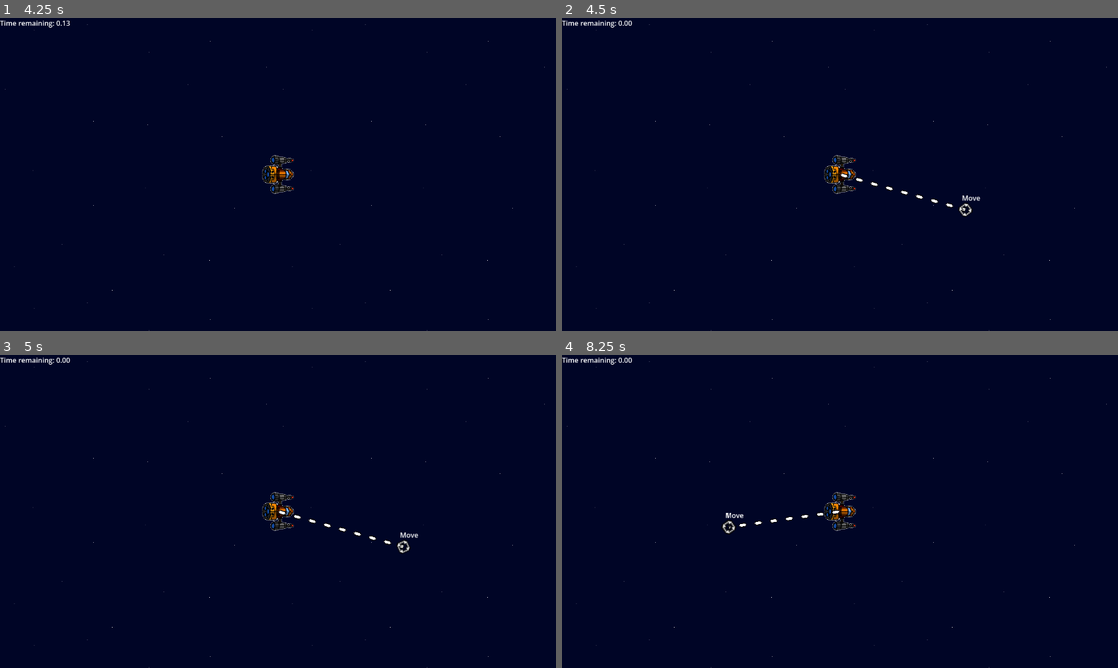
Above: before the commit, frames 1-4 (two rows, left to right).
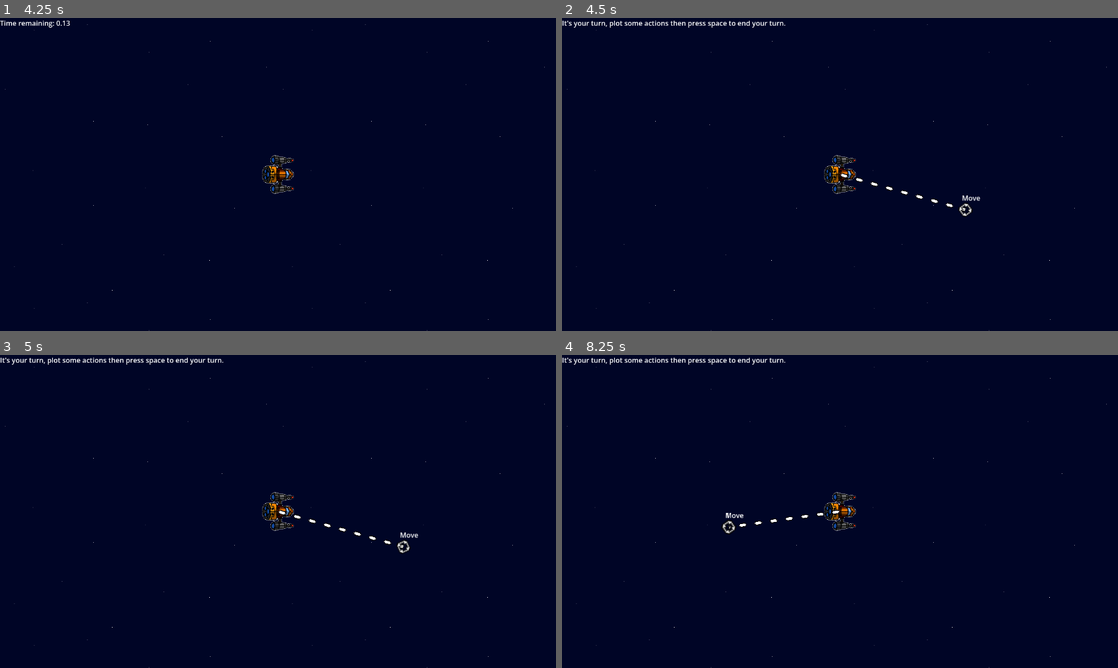
Above: after the commit, the same moments.

Repository: Sadathy/Wild-Jam-93
Game: Godot game, scene res://Scenes/main.tscn
Same seed, same stepped clock (60 frames per second), same inputs: the game is played once before the commit and once after it.
Inputs (mouse positions are in pixels of both pictures, inside the frame that each line leads up to):
- Up to frame 1 (4.25 s): click "Start" at 0.5 s; move the mouse to (400, 158) at 1.27 s; tap Space (next_turn) at 1.35, 2.85 s; tap Enter at 2 s; move the mouse to (166, 190) at 2.02 s; click (166, 190) at 2.1 s; move the mouse to (333, 105) at 2.77 s; move the mouse to (250, 237) at 3.52 s; click (250, 237) at 3.6 s
- Up to frame 2 (4.5 s): tap Space (next_turn) at 4.25, 4.35 s; move the mouse to (1006, 221) at 4.27 s
- Up to frame 3 (5 s): no input
- Up to frame 4 (8.25 s): tap Space (next_turn) at 5, 5.85, 7.35 s; move the mouse to (673, 464) at 5.02 s; click (673, 464) at 5.1 s; move the mouse to (867, 511) at 5.77 s; move the mouse to (756, 433) at 6.52 s; click (756, 433) at 6.6 s; move the mouse to (962, 495) at 7.27 s; move the mouse to (728, 527) at 8.02 s; click (728, 527) at 8.1 s

Frame 1 is identical in both runs. In frame 2, 0.4% of the frame differs, in the area x 0-41%, y 0-4%; in frame 3, 0.4%; in frame 4, 0.4%.

Commit message:
Minor fix
Fixed text not updating correctly between turns.

Diff:
--- a/wild-jam-93-project/Scenes/player_label_turn.gd
+++ b/wild-jam-93-project/Scenes/player_label_turn.gd
@@ -4,7 +4,7 @@
 
 # Called when the node enters the scene tree for the first time.
 func _ready() -> void:
-	Global.turn_ended.connect(on_turn_end)
+	Global.turn_started.connect(on_turn_start)
 
 
 # Called every frame. 'delta' is the elapsed time since the previous frame.
@@ -12,5 +12,5 @@
 	if Global.player_turn == false:
 		text = "Time remaining: " + str(Global.turn_timer).pad_decimals(2)
 
-func on_turn_end() -> void:
+func on_turn_start() -> void:
 	text = "It's your turn, plot some actions then press space to end your turn."
